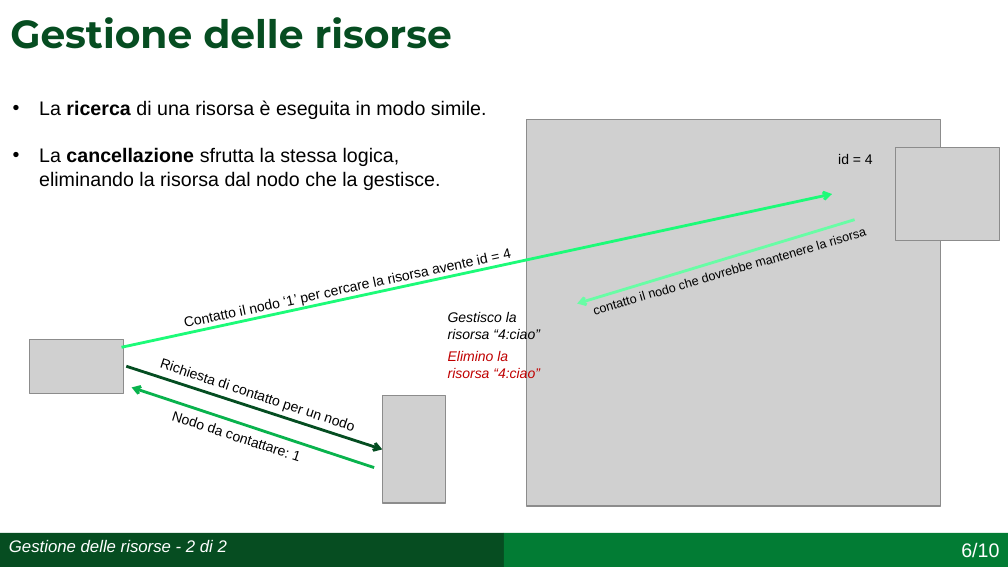
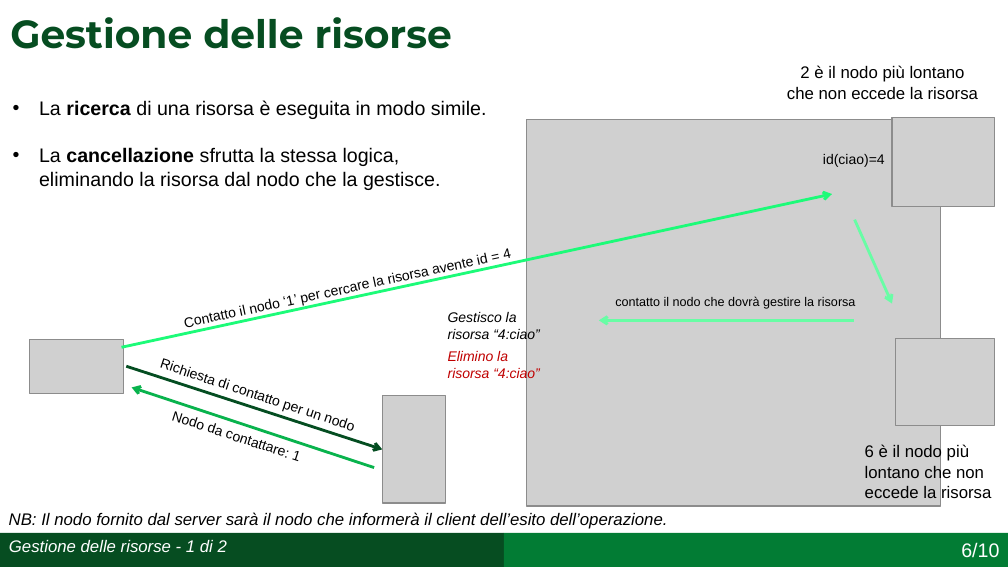
Before and after one commit to simonefesta/Chord_SDCC, a slide deck: slide 11 of Documentazione/Presentazione/Presentazione_Chord_Festa_0320408.pptx. Drawn at 1008x567 pixels with LibreOffice and Linux fonts; fonts in the diff are those of the drawing; grey boxes stand for pictures. Boxes give left, top, right and bottom in pixels: in the first picture for what was removed or moved away, otherwise in the second. Text is boxed around its words. In the diff, an @@ line names an element or a change of style, - is before the commit and + after.

```diff
--- a/Documentazione/Presentazione/Presentazione_Chord_Festa_0320408.pptx
+++ b/Documentazione/Presentazione/Presentazione_Chord_Festa_0320408.pptx
@@ text added at (787, 65, 978, 99), 12 pt, text #000000 @@
+2 è il nodo più lontano
+che non eccede la risorsa
@@ picture added at (892, 117, 995, 207) @@
@@ picture removed at (895, 148, 999, 241) @@
@@ text at (823, 154, 885, 167): text changed @@
-id = 4
+id(ciao)=4
@@ arrow added from (855, 220) to (892, 303), #68FDA5 2 pt @@
@@ text "contatto il nodo che dovrà ..." at (615, 296, 856, 309): rotation 343 to 0 degrees @@
@@ text at (615, 296, 856, 309): text changed @@
-contatto il nodo che dovrebbe mantenere la risorsa
+contatto il nodo che dovrà gestire la risorsa
@@ arrow moved from (855, 220) - (578, 303) to (854, 321) - (599, 321) @@
@@ picture added at (895, 339, 995, 425) @@
@@ text added at (865, 444, 991, 498), 12 pt, text #000000 @@
+6 è il nodo più lontano che non eccede la risorsa
@@ text added at (9, 512, 667, 529), 12 pt, text #000000, italic @@
+NB: Il nodo fornito dal server sarà il nodo che informerà il client dell’esito dell’operazione.
@@ text at (9, 540, 227, 552): text changed @@
-Gestione delle risorse - 2 di 2
+Gestione delle risorse - 1 di 2
```
Also in this commit, not shown: 3 other slides changed, 4 other files.
